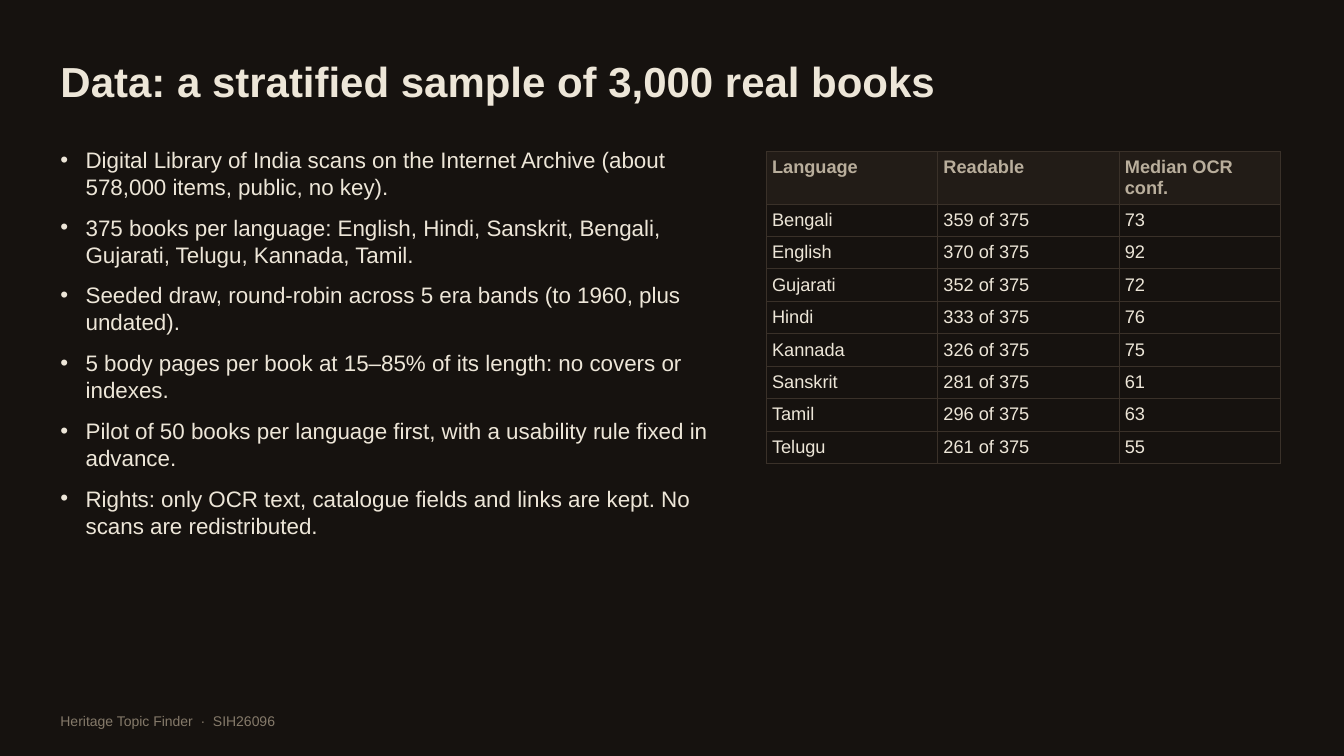
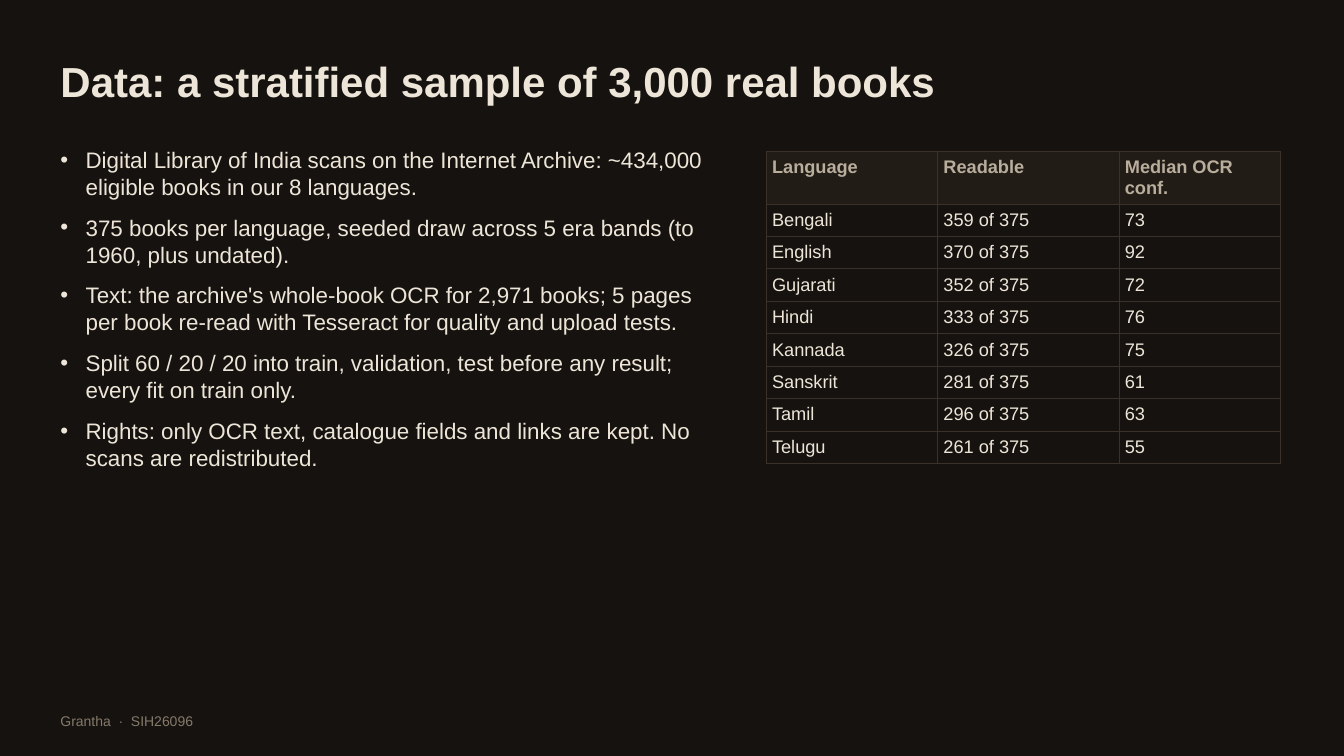
Before and after one commit to rohannes64/Grantha-Heritage-Tracker, a slide deck: slide 3 of docs/Grantha_Deck.pptx. Drawn at 1344x756 pixels with LibreOffice and Linux fonts; fonts in the diff are those of the drawing. Boxes give left, top, right and bottom in pixels: in the first picture for what was removed or moved away, otherwise in the second. Text is boxed around its words. In the diff, an @@ line names an element or a change of style, - is before the commit and + after.

```diff
--- a/docs/Grantha_Deck.pptx
+++ b/docs/Grantha_Deck.pptx
@@ text at (x1=86, y1=151, x2=702, y2=403): text changed @@
-• Digital Library of India scans on the Internet Archive (about 578,000 items, public, no key).
-• 375 books per language: English, Hindi, Sanskrit, Bengali, Gujarati, Telugu, Kannada, Tamil.
-• Seeded draw, round-robin across 5 era bands (to 1960, plus undated).
-• 5 body pages per book at 15–85% of its length: no covers or indexes.
-• Pilot of 50 books per language first, with a usability rule fixed in advance.
+• Digital Library of India scans on the Internet Archive: ~434,000 eligible books in our 8 languages.
+• 375 books per language, seeded draw across 5 era bands (to 1960, plus undated).
+• Text: the archive's whole-book OCR for 2,971 books; 5 pages per book re-read with Tesseract for quality and upload tests.
+• Split 60 / 20 / 20 into train, validation, test before any result; every fit on train only.
@@ text at (x1=60, y1=716, x2=193, y2=726): text changed @@
-Heritage Topic Finder · SIH26096
+Grantha · SIH26096
```
Also in this commit, not shown: 10 other slides changed, 5 slides added, 6 slides removed, 14 other files.
